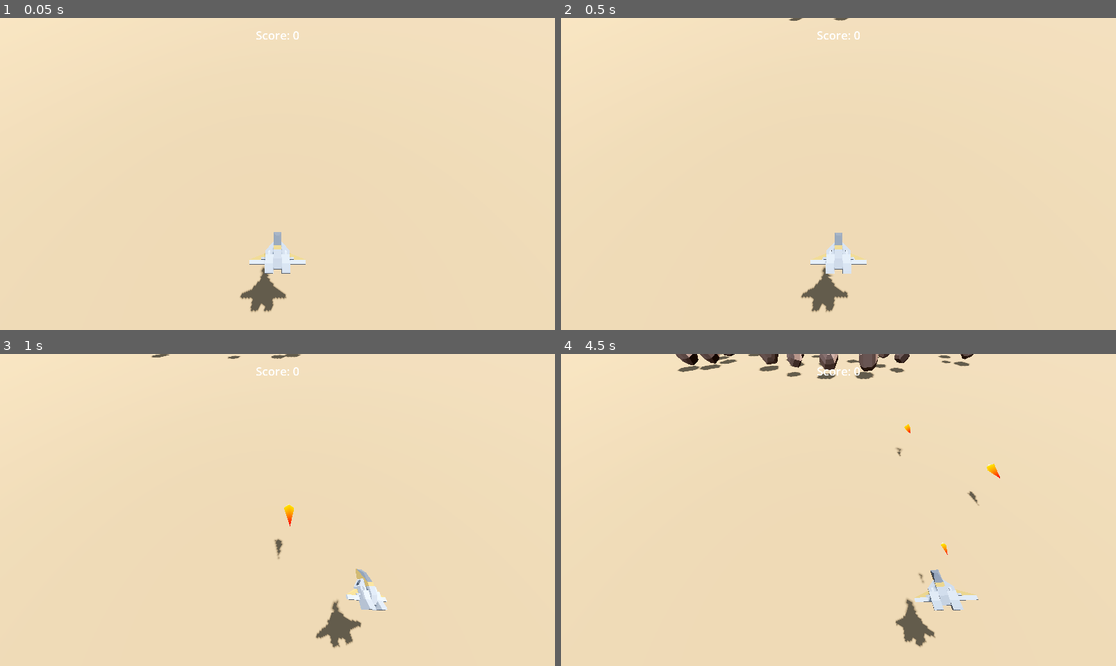
Above: before the commit, frames 1-4 (two rows, left to right).
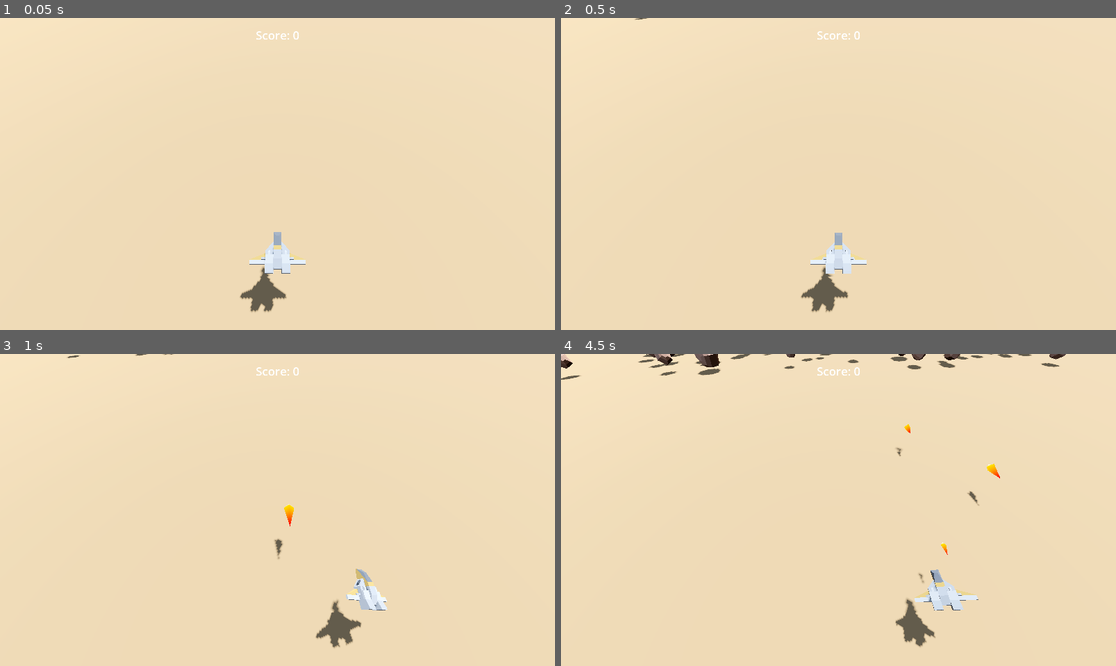
Above: after the commit, the same moments.

Repository: Stone-keep/3d_space_shooter
Game: Godot game, scene res://scenes/game.tscn
Two runs of this game, one before a commit and one after it. Both use one fixed random seed, a clock stepped at 60 frames per second and the inputs below.
Inputs:
- Up to frame 1 (0.05 s): no input
- Up to frame 2 (0.5 s): no input
- Up to frame 3 (1 s): hold D (right) from 0.53 s (still down); tap Space (shoot) at 0.6 s
- Up to frame 4 (4.5 s): release D (right) at 1.28 s; hold A (left) 1.28-2.03 s; tap Space (shoot) every 0.75 s from 1.35 to 4.35 s; hold D (right) 2.03-3.53 s; hold A (left) from 3.53 s (still down)

Frame 1 is identical in both runs. In frame 2, less than 0.1% of the frame differs, in the area x 13-52%, y 0-1%; in frame 3, 0.1%; in frame 4, 1.9%, in the area x 0-91%, y 0-9%.

Commit message:
Fix laser despawning bug, free meteors on screen exit

Diff:
--- a/scenes/game.tscn
+++ b/scenes/game.tscn
@@ -52,10 +52,8 @@
 [node name="Meteors" type="Node3D" parent="." unique_id=1763173628]
 
 [node name="MeteorTimer" type="Timer" parent="Meteors" unique_id=607871473]
-wait_time = 0.2
+wait_time = 0.1
 autostart = true
-
-[node name="PositionMarkers" type="Node3D" parent="Meteors" unique_id=1648538648]
 
 [node name="HUD" type="CanvasLayer" parent="." unique_id=2071885055]
 
--- a/scenes/meteor.tscn
+++ b/scenes/meteor.tscn
@@ -64,5 +64,9 @@
 transform = Transform3D(3, 0, 0, 0, 3, 0, 0, 0, 3, 0, -0.03488493, 0)
 shape = SubResource("SphereShape3D_fitd0")
 
+[node name="VisibleOnScreenNotifier3D" type="VisibleOnScreenNotifier3D" parent="." unique_id=342541160]
+aabb = AABB(-1.1424823, -1, -1, 2.2849646, 2, 2)
+
 [connection signal="area_entered" from="." to="." method="_on_area_entered"]
 [connection signal="body_entered" from="." to="." method="_on_body_entered"]
+[connection signal="screen_exited" from="VisibleOnScreenNotifier3D" to="." method="_on_visible_on_screen_notifier_3d_screen_exited"]
--- a/scenes/scripts/laser.gd
+++ b/scenes/scripts/laser.gd
@@ -3,6 +3,7 @@
 const SPEED := 10
 const SHOOT_RANGE := 20
 var can_move := true
+var is_despawning := false
 
 @onready var mesh := $Red
 @onready var flash_material := mesh.material_overlay as ShaderMaterial
@@ -15,9 +16,11 @@
 func _physics_process(delta: float) -> void:
 	if can_move:
 		position.z -= SPEED * delta
-	if position.z <= -SHOOT_RANGE:
+	if position.z <= -SHOOT_RANGE and not is_despawning:
+		is_despawning = true
+		$CollisionShape3D.disabled = true
 		var tween = create_tween()
-		tween.tween_property(self, "scale", Vector3.ZERO, 0.3)
+		tween.tween_property(self, "scale", Vector3(0.01, 0.01, 0.01), 0.3)
 		tween.tween_callback(queue_free)
 
 func flash() -> void:
--- a/scenes/scripts/meteor.gd
+++ b/scenes/scripts/meteor.gd
@@ -14,8 +14,8 @@
 var player: Node3D
 
 func _ready() -> void:
-	position.z = -70
-	position.x = randf_range(-40, 40)
+	position.z = randf_range(-70.0, -90.0)
+	position.x = randf_range(-70.0, 70.0)
 	speed = randf_range(4.0, 6.0)
 	random_scale = randf_range(1.0, 2.0)
 	scale = Vector3.ONE * random_scale
@@ -32,8 +32,6 @@
 		position.z += speed * delta
 		position.x += drift_x * delta
 		rotation += random_rotation_speed * delta
-	if position.z >= 20:
-		queue_free()
 
 func _on_area_entered(area: Area3D) -> void:
 	if area.is_in_group("lasers"):
@@ -53,3 +51,7 @@
 func _on_body_entered(body: Node3D) -> void:
 	if body.is_in_group("player"):
 		print("got hit")
+
+func _on_visible_on_screen_notifier_3d_screen_exited() -> void:
+	print("exited")
+	queue_free()
